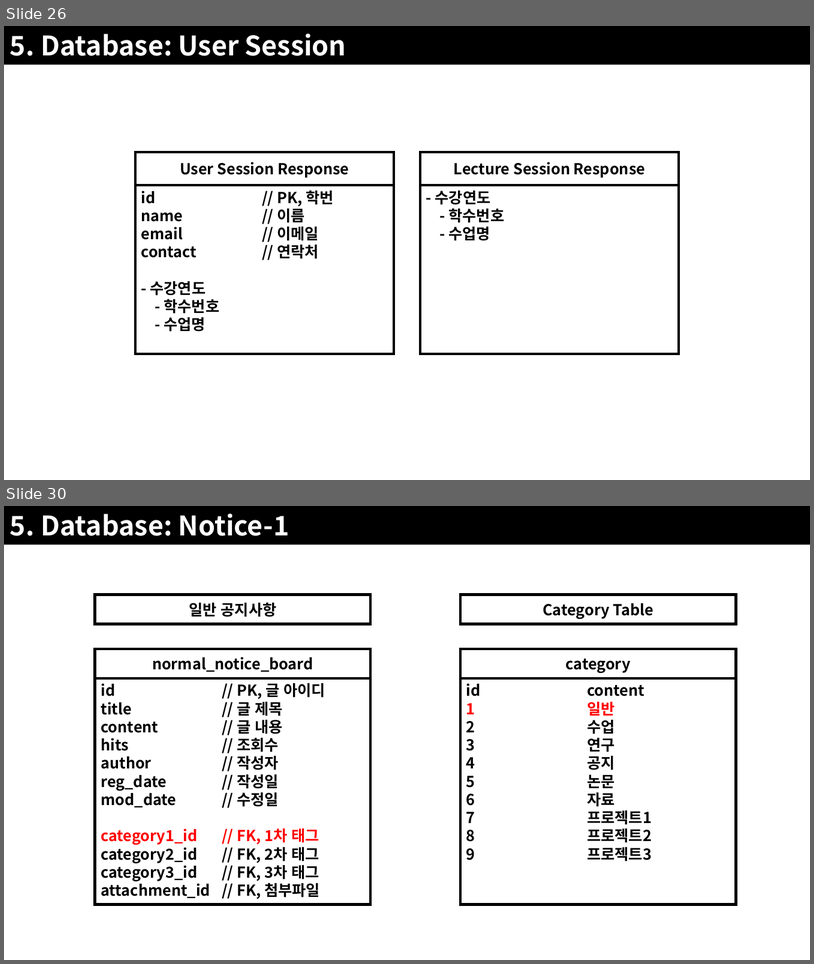
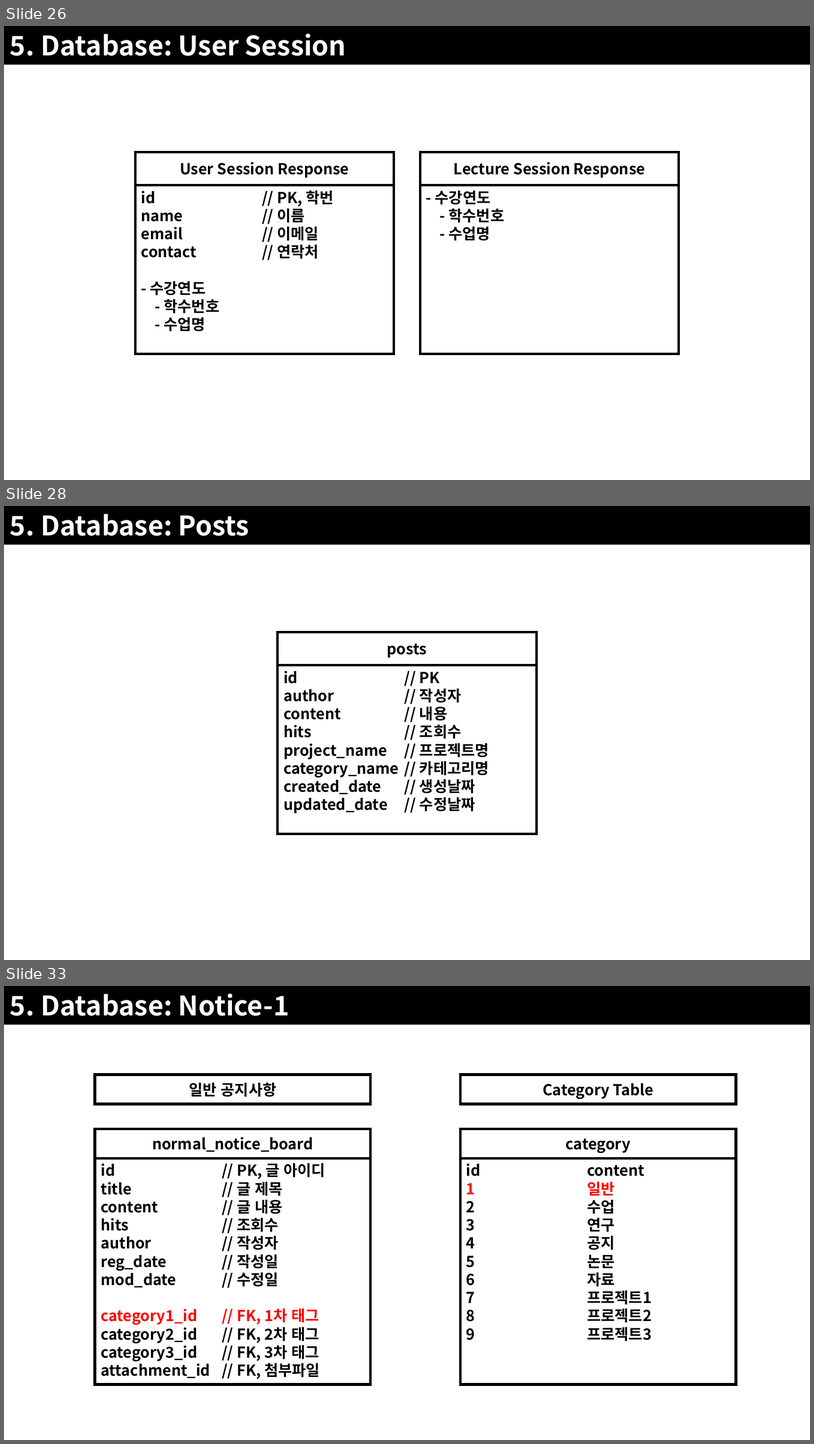
Before and after one commit to JoSihun/CGVR_Lab, a slide deck: documents/01_프로젝트_개발계획.pptx. Shown one above the other, each under a label of ours: slides 26 and 30 before the commit, slides 26, 28 and 33 after it; the slides between them are not shown. The pictures are 814x964 and 814x1444 pixels, drawn with LibreOffice and Linux fonts; fonts in the diff are those of the drawing. Boxes give left, top, right and bottom in pixels: in the first picture for what was removed or moved away, otherwise in the second. Text is boxed around its words. In the diff, an @@ line names an element or a change of style, - is before the commit and + after.

Commit message:
2022.09.14(수) / 19:00 README.md 수정

```diff
--- a/documents/01_프로젝트_개발계획.pptx
+++ b/documents/01_프로젝트_개발계획.pptx
@@ slide 28 added at box(4, 506, 810, 960), background #FFFFFF @@
@@ rectangle added at box(4, 506, 810, 545), fill #000000, 32 pt, text #FFFFFF, bold @@
+5. Database: Posts
@@ rectangle added at box(278, 632, 537, 665), fill #FFFFFF, outline #000000 3 pt, 18 pt, text #000000, bold @@
+posts
@@ rectangle added at box(278, 665, 537, 834), fill #FFFFFF, outline #000000 3 pt, 18 pt, text #000000, bold @@
+id // PK
+author // 작성자
+content // 내용
+hits // 조회수
+project_name // 프로젝트명
+category_name // 카테고리명
+created_date // 생성날짜
+updated_date // 수정날짜
@@ what was slide 30 is now slide 33 @@
```
Also in this commit, not shown: 3 slides changed, 2 other slides added.
